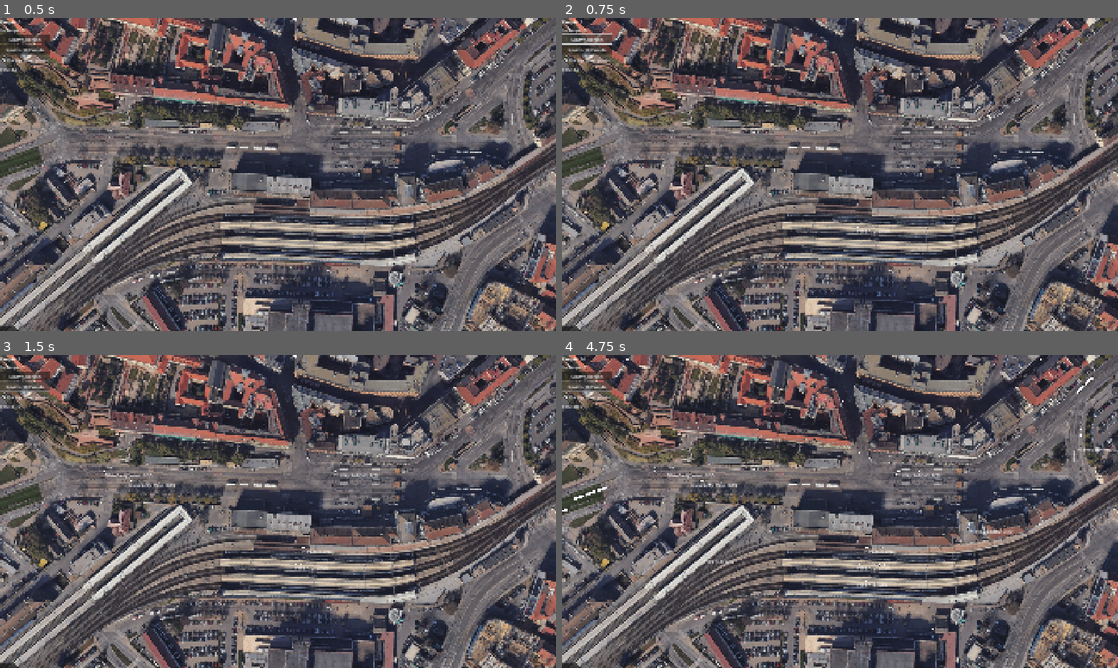
Above: before the commit, frames 1-4 (two rows, left to right).
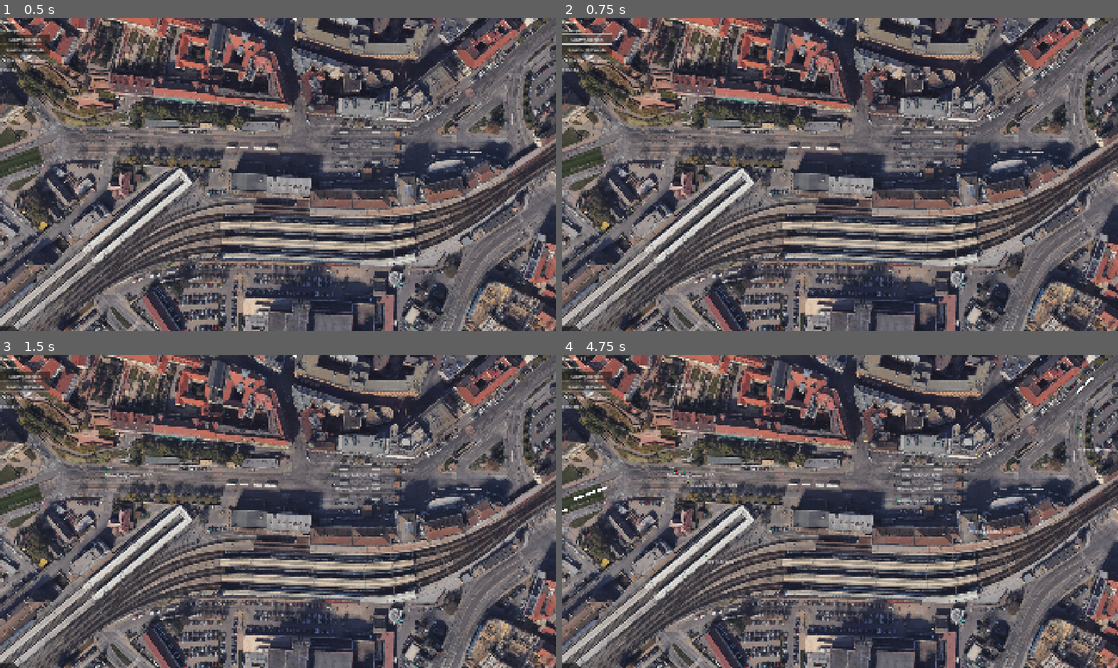
Above: after the commit, the same moments.

Repository: VojtaStruhar/hlavas
Game: Godot game, scene res://Scenes/main.tscn
Two runs of this game, one before a commit and one after it. Both use one fixed random seed, a clock stepped at 60 frames per second and the inputs below.
Inputs:
- Up to frame 1 (0.5 s): no input
- Up to frame 2 (0.75 s): click "Spawn person" at 0.5 s
- Up to frame 3 (1.5 s): click "Spawn 10 People" at 1.25 s
- Up to frame 4 (4.75 s): click "Spawn person" at 2 s; click "Spawn 10 People" at 2.75 s; click "Spawn person" at 3.5 s; click "Spawn 10 People" at 4.25 s

Frame 1 is identical in both runs. In frame 2, less than 0.1% of the frame differs, in the area x 3-59%, y 1-69%; in frame 3, 0.2%; in frame 4, 0.4%, in the area x 3-94%, y 0-88%.

Commit message:
Buildings are colored depending on what they represent

Diff:
--- a/Scenes/main.tscn
+++ b/Scenes/main.tscn
@@ -711,6 +711,8 @@
 
 [node name="KFC" parent="Shops" instance=ExtResource("4_jjvhh")]
 position = Vector2(1061, 327)
+weight = 12
+visitor_color = Color(1, 0.141176, 0.337255, 1)
 
 [node name="CollisionShape2D" type="CollisionShape2D" parent="Shops/KFC"]
 shape = SubResource("CircleShape2D_21xkr")
@@ -718,8 +720,40 @@
 [node name="ExitDoor" parent="Shops/KFC" instance=ExtResource("5_kry3j")]
 position = Vector2(-4, 4)
 
+[node name="Kebab" parent="Shops" instance=ExtResource("4_jjvhh")]
+position = Vector2(1426, 353)
+weight = 6
+visitor_color = Color(1, 0.141176, 0.337255, 1)
+
+[node name="CollisionShape2D" type="CollisionShape2D" parent="Shops/Kebab"]
+shape = SubResource("CircleShape2D_21xkr")
+
+[node name="ExitDoor" parent="Shops/Kebab" instance=ExtResource("5_kry3j")]
+position = Vector2(8, 2)
+
+[node name="Burgr" parent="Shops" instance=ExtResource("4_jjvhh")]
+position = Vector2(669, 550)
+weight = 6
+visitor_color = Color(1, 0.141176, 0.337255, 1)
+
+[node name="CollisionShape2D" type="CollisionShape2D" parent="Shops/Burgr"]
+shape = SubResource("CircleShape2D_21xkr")
+
+[node name="ExitDoor" parent="Shops/Burgr" instance=ExtResource("5_kry3j")]
+position = Vector2(5, -3)
+
+[node name="ExitDoor2" parent="Shops/Burgr" instance=ExtResource("5_kry3j")]
+position = Vector2(-8, 5)
+
+[node name="ExitDoor3" parent="Shops/Burgr" instance=ExtResource("5_kry3j")]
+position = Vector2(-7, -8)
+
+[node name="ExitDoor4" parent="Shops/Burgr" instance=ExtResource("5_kry3j")]
+position = Vector2(5, 9)
+
 [node name="McDonalds" parent="Shops" instance=ExtResource("4_jjvhh")]
 position = Vector2(955, 130)
+visitor_color = Color(1, 0.141176, 0.337255, 1)
 
 [node name="CollisionShape2D" type="CollisionShape2D" parent="Shops/McDonalds"]
 shape = SubResource("CircleShape2D_fdnlq")
@@ -729,7 +763,8 @@
 
 [node name="Dornych" parent="Shops" instance=ExtResource("4_jjvhh")]
 position = Vector2(1256, 971)
-weight = 15
+weight = 20
+visitor_color = Color(0.47975, 0.619264, 0.954903, 1)
 
 [node name="CollisionShape2D" type="CollisionShape2D" parent="Shops/Dornych"]
 shape = SubResource("CircleShape2D_kry3j")
@@ -745,7 +780,8 @@
 
 [node name="Vankovka" parent="Shops" instance=ExtResource("4_jjvhh")]
 position = Vector2(1332, 1127)
-weight = 20
+weight = 30
+visitor_color = Color(0.47975, 0.619264, 0.954903, 1)
 
 [node name="CollisionShape2D" type="CollisionShape2D" parent="Shops/Vankovka"]
 shape = SubResource("CircleShape2D_6bp64")
@@ -755,6 +791,7 @@
 [node name="VankovkaSpodem" parent="Shops" instance=ExtResource("4_jjvhh")]
 position = Vector2(594, 1125)
 weight = 5
+visitor_color = Color(0.47975, 0.619264, 0.954903, 1)
 
 [node name="CollisionShape2D" type="CollisionShape2D" parent="Shops/VankovkaSpodem"]
 shape = SubResource("CircleShape2D_6bp64")
@@ -766,6 +803,8 @@
 
 [node name="NaDraze" parent="Shops" instance=ExtResource("4_jjvhh")]
 position = Vector2(51, 629)
+weight = 6
+visitor_color = Color(1, 0.141176, 0.337255, 1)
 
 [node name="CollisionShape2D" type="CollisionShape2D" parent="Shops/NaDraze"]
 shape = SubResource("CircleShape2D_jkdf5")
@@ -774,6 +813,7 @@
 
 [node name="Lazne" parent="Shops" instance=ExtResource("4_jjvhh")]
 position = Vector2(-60, 392)
+visitor_color = Color(0.976038, 0.891728, 0.42423, 1)
 
 [node name="CollisionShape2D" type="CollisionShape2D" parent="Shops/Lazne"]
 shape = SubResource("CircleShape2D_jkdf5")
@@ -782,6 +822,7 @@
 
 [node name="Anapurna" parent="Shops" instance=ExtResource("4_jjvhh")]
 position = Vector2(1451, 132)
+visitor_color = Color(1, 0.141176, 0.337255, 1)
 
 [node name="CollisionShape2D" type="CollisionShape2D" parent="Shops/Anapurna"]
 position = Vector2(0, 1)
@@ -793,6 +834,7 @@
 [node name="GrandHotel" parent="Shops" instance=ExtResource("4_jjvhh")]
 position = Vector2(1711, 125)
 release_period = 5.0
+visitor_color = Color(0.00442755, 0.567351, 0.232745, 1)
 
 [node name="CollisionShape2D" type="CollisionShape2D" parent="Shops/GrandHotel"]
 position = Vector2(0, 1)
@@ -803,6 +845,7 @@
 
 [node name="Letmo" parent="Shops" instance=ExtResource("4_jjvhh")]
 position = Vector2(1425, 281)
+visitor_color = Color(0.47975, 0.619264, 0.954903, 1)
 
 [node name="CollisionShape2D" type="CollisionShape2D" parent="Shops/Letmo"]
 shape = SubResource("CircleShape2D_ynf5e")
@@ -818,6 +861,7 @@
 
 [node name="Zelnak" parent="Shops" instance=ExtResource("4_jjvhh")]
 position = Vector2(773, -58)
+visitor_color = Color(0.976038, 0.891728, 0.42423, 1)
 
 [node name="CollisionShape2D" type="CollisionShape2D" parent="Shops/Zelnak"]
 shape = SubResource("CircleShape2D_hptm8")
@@ -833,6 +877,7 @@
 
 [node name="Svobodak" parent="Shops" instance=ExtResource("4_jjvhh")]
 position = Vector2(1031, -46)
+visitor_color = Color(0.976038, 0.891728, 0.42423, 1)
 
 [node name="CollisionShape2D" type="CollisionShape2D" parent="Shops/Svobodak"]
 shape = SubResource("CircleShape2D_d1ilt")
@@ -845,6 +890,7 @@
 
 [node name="Malinak" parent="Shops" instance=ExtResource("4_jjvhh")]
 position = Vector2(1528, -24)
+visitor_color = Color(0.976038, 0.891728, 0.42423, 1)
 
 [node name="CollisionShape2D" type="CollisionShape2D" parent="Shops/Malinak"]
 shape = SubResource("CircleShape2D_6iyac")
@@ -857,6 +903,7 @@
 
 [node name="Katedrala" parent="Shops" instance=ExtResource("4_jjvhh")]
 position = Vector2(205, -12)
+visitor_color = Color(0.976038, 0.891728, 0.42423, 1)
 
 [node name="CollisionShape2D" type="CollisionShape2D" parent="Shops/Katedrala"]
 shape = SubResource("CircleShape2D_wsu2k")
@@ -868,6 +915,7 @@
 
 [node name="Hlavas_Salina1" parent="." instance=ExtResource("6_6bp64")]
 position = Vector2(1152, 400)
+visitor_color = Color(0.55605, 0.784559, 0.423546, 1)
 
 [node name="CollisionShape2D" type="CollisionShape2D" parent="Hlavas_Salina1"]
 position = Vector2(95, 0)
@@ -903,6 +951,7 @@
 [node name="Hlavas_Salina2" parent="." instance=ExtResource("6_6bp64")]
 position = Vector2(1155, 447)
 capacity = 60
+visitor_color = Color(0.55605, 0.784559, 0.423546, 1)
 
 [node name="CollisionShape2D" type="CollisionShape2D" parent="Hlavas_Salina2"]
 position = Vector2(95, 0)
@@ -961,6 +1010,7 @@
 
 [node name="Hlavas_Salina3" parent="." instance=ExtResource("6_6bp64")]
 position = Vector2(1155, 489)
+visitor_color = Color(0.55605, 0.784559, 0.423546, 1)
 
 [node name="CollisionShape2D" type="CollisionShape2D" parent="Hlavas_Salina3"]
 position = Vector2(95, 0)
@@ -995,6 +1045,7 @@
 
 [node name="Hlavas_Bokem" parent="." instance=ExtResource("6_6bp64")]
 position = Vector2(1779, 312)
+visitor_color = Color(0.55605, 0.784559, 0.423546, 1)
 
 [node name="CollisionShape2D" type="CollisionShape2D" parent="Hlavas_Bokem"]
 position = Vector2(19, 7)
@@ -1025,6 +1076,7 @@
 
 [node name="Hlavas_Lobby" parent="." instance=ExtResource("6_6bp64")]
 position = Vector2(1406, 594)
+visitor_color = Color(0.00442755, 0.567351, 0.232745, 1)
 
 [node name="CollisionShape2D" type="CollisionShape2D" parent="Hlavas_Lobby"]
 shape = SubResource("RectangleShape2D_kry3j")
@@ -1032,6 +1084,7 @@
 [node name="Peron_1" parent="." instance=ExtResource("6_6bp64")]
 position = Vector2(1043, 663)
 capacity = 80
+visitor_color = Color(0.00442755, 0.567351, 0.232745, 1)
 
 [node name="CollisionShape2D" type="CollisionShape2D" parent="Peron_1"]
 rotation = 0.0501757
@@ -1041,6 +1094,7 @@
 position = Vector2(1018, 720)
 release_time = 20.0
 capacity = 100
+visitor_color = Color(0.00442755, 0.567351, 0.232745, 1)
 
 [node name="CollisionShape2D" type="CollisionShape2D" parent="Peron_2"]
 rotation = 0.0501757
@@ -1050,6 +1104,7 @@
 position = Vector2(1017, 778)
 release_time = 20.0
 capacity = 50
+visitor_color = Color(0.00442755, 0.567351, 0.232745, 1)
 
 [node name="CollisionShape2D" type="CollisionShape2D" parent="Peron_3"]
 rotation = 0.0501757
@@ -1060,6 +1115,7 @@
 weight = 5
 release_time = 10.0
 capacity = 10
+visitor_color = Color(0.00442755, 0.567351, 0.232745, 1)
 
 [node name="CollisionShape2D" type="CollisionShape2D" parent="Peron_5"]
 position = Vector2(2, 2)
@@ -1071,6 +1127,7 @@
 weight = 5
 release_time = 10.0
 capacity = 10
+visitor_color = Color(0.00442755, 0.567351, 0.232745, 1)
 
 [node name="CollisionShape2D" type="CollisionShape2D" parent="Peron_6"]
 rotation = -0.706387
@@ -1089,6 +1146,7 @@
 position = Vector2(361, 402)
 release_time = 20.0
 capacity = 15
+visitor_color = Color(0.55605, 0.784559, 0.423546, 1)
 
 [node name="CollisionShape2D" type="CollisionShape2D" parent="NoveSady_West"]
 rotation = 0.0305743
@@ -1127,6 +1185,7 @@
 position = Vector2(445, 435)
 release_time = 20.0
 capacity = 15
+visitor_color = Color(0.55605, 0.784559, 0.423546, 1)
 
 [node name="CollisionShape2D" type="CollisionShape2D" parent="NoveSady_East"]
 rotation = 0.0305743
@@ -1344,7 +1403,7 @@
 position = Vector2(2249, 200)
 rotation = 2.52452
 wait_seconds = 20
-initial_people = 10
+initial_people = 30
 MAX_SPEED = 8
 
 [node name="Wagon" parent="Nadr1" node_paths=PackedStringArray("locomotive") instance=ExtResource("8_ynf5e")]
@@ -1418,7 +1477,7 @@
 position = Vector2(-94, 1262)
 rotation = -0.659277
 wait_seconds = 25
-initial_people = 10
+initial_people = 30
 MAX_SPEED = 9
 
 [node name="Wagon" parent="Nadr2" node_paths=PackedStringArray("locomotive") instance=ExtResource("8_ynf5e")]
@@ -1498,7 +1557,7 @@
 position = Vector2(2357, 178)
 rotation = 2.7625
 wait_seconds = 15
-initial_people = 5
+initial_people = 10
 MAX_SPEED = 11
 
 [node name="Wagon" parent="Nadr3" node_paths=PackedStringArray("locomotive") instance=ExtResource("8_ynf5e")]
--- a/Scripts/brnak.gd
+++ b/Scripts/brnak.gd
@@ -2,7 +2,10 @@
 class_name Brnak extends Node2D
 
 @onready var agent: NavigationAgent2D = $NavigationAgent2D
-var goal: Node2D
+var goal: Node2D:
+	set(v):
+		goal = v
+		modulate = goal.visitor_color
 
 var SPEED = 20
 
--- a/Scripts/point_of_interest.gd
+++ b/Scripts/point_of_interest.gd
@@ -4,6 +4,8 @@
 @export var weight: int = 10
 @export var release_period: float = 3
 @export var capacity: int = 20
+
+@export var visitor_color: Color = Color.WHITE
 
 @onready var release_timer: Timer = $ReleaseTimer
 
--- a/Scripts/station.gd
+++ b/Scripts/station.gd
@@ -54,4 +54,3 @@
 
 		await get_tree().create_timer(1).timeout
 		train.current_speed = arrive_speed
-		print(name, ": took away ", arrive_people_waiting - waiting_area.waiting_people.size(), " people")
--- a/Scripts/waiting_area.gd
+++ b/Scripts/waiting_area.gd
@@ -4,6 +4,8 @@
 @export var weight: int = 10
 @export var release_time: float = 15
 @export var capacity: int = 30
+
+@export var visitor_color: Color = Color.WHITE
 
 @onready var release_timer: Timer = $ReleaseTimer
 @onready var label: Label = $Label
